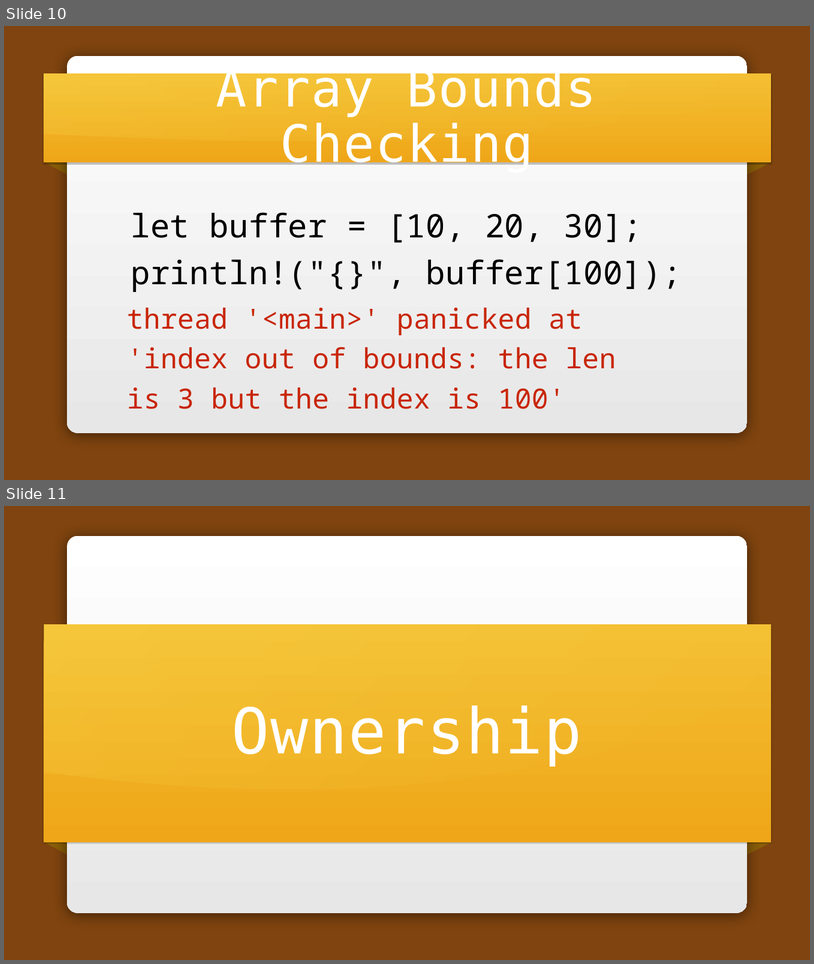
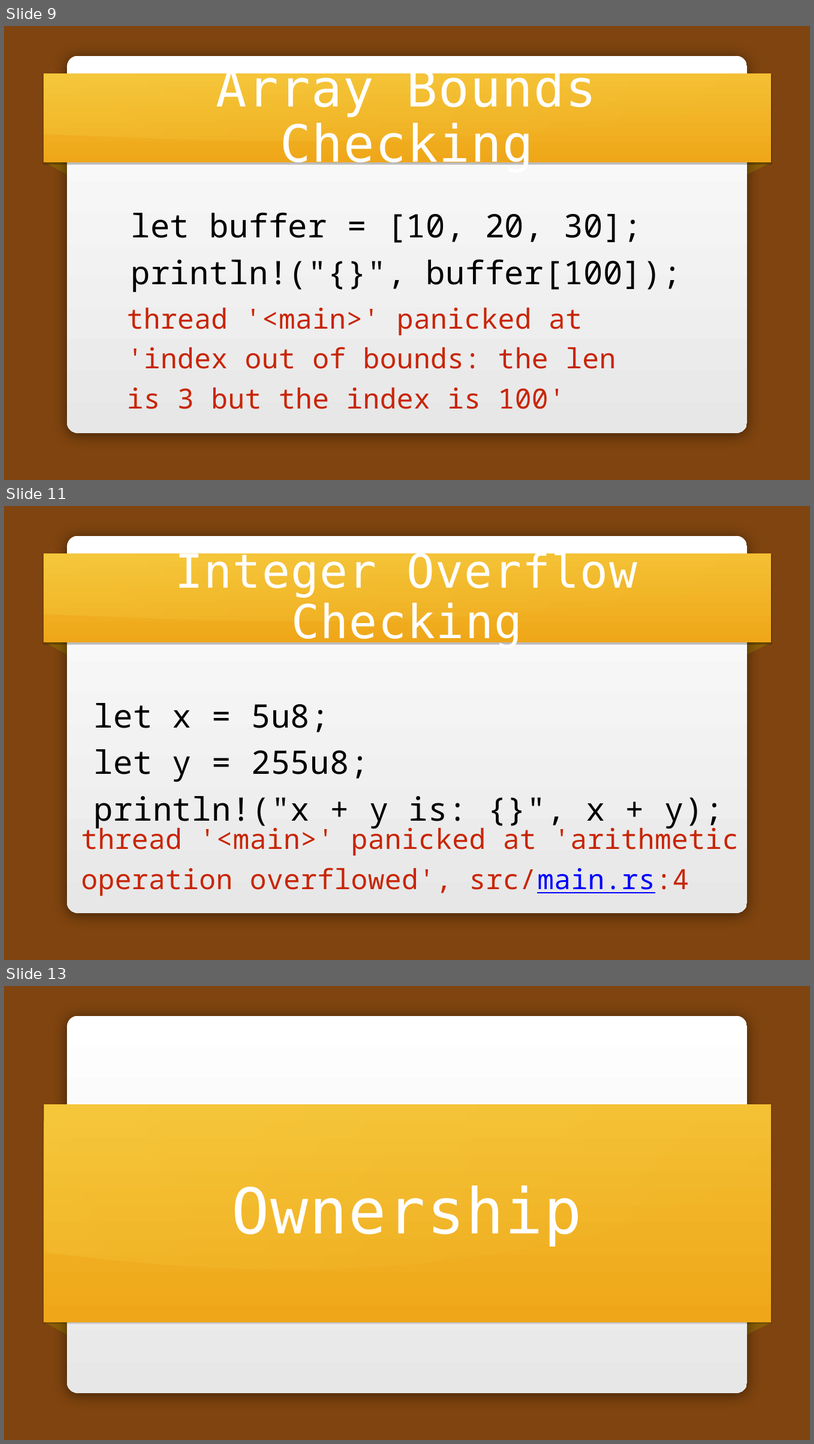
Before and after one commit to carols10cents/rust-safety-presentation, a slide deck: Rust Safety.pptx. Shown one above the other, each under a label of ours: slides 10 and 11 before the commit, slides 9, 11 and 13 after it; the slides between them are not shown. The pictures are 814x964 and 814x1444 pixels, drawn with LibreOffice and Linux fonts; fonts in the diff are those of the drawing; background and template pictures are left out. Boxes give left, top, right and bottom in pixels: in the first picture for what was removed or moved away, otherwise in the second. Text is boxed around its words. In the diff, an @@ line names an element or a change of style, - is before the commit and + after.

```diff
--- a/Rust Safety.pptx
+++ b/Rust Safety.pptx
@@ slide 11 added at [4,506,810,960], background picture (left out); not listed: 5 template elements that a slide beside it also shows @@
@@ title added at [175,550,638,647], 111 pt, text #FFFFFF @@
+Integer Overflow Checking
@@ text added at [94,703,723,829], 77 pt, text #000000 @@
+let x = 5u8;
+let y = 255u8;
+println!("x + y is: {}", x + y);
@@ text added at [81,823,739,895], 66 pt, text #C82506 @@
+thread '<main>' panicked at 'arithmetic operation overflowed', src/main.rs:4
@@ what was slide 10 is now slide 9 @@
@@ what was slide 11 is now slide 13 @@
```
Also in this commit, not shown: 5 slides changed, 17 other slides added, 6 slides removed, 2 other files.
